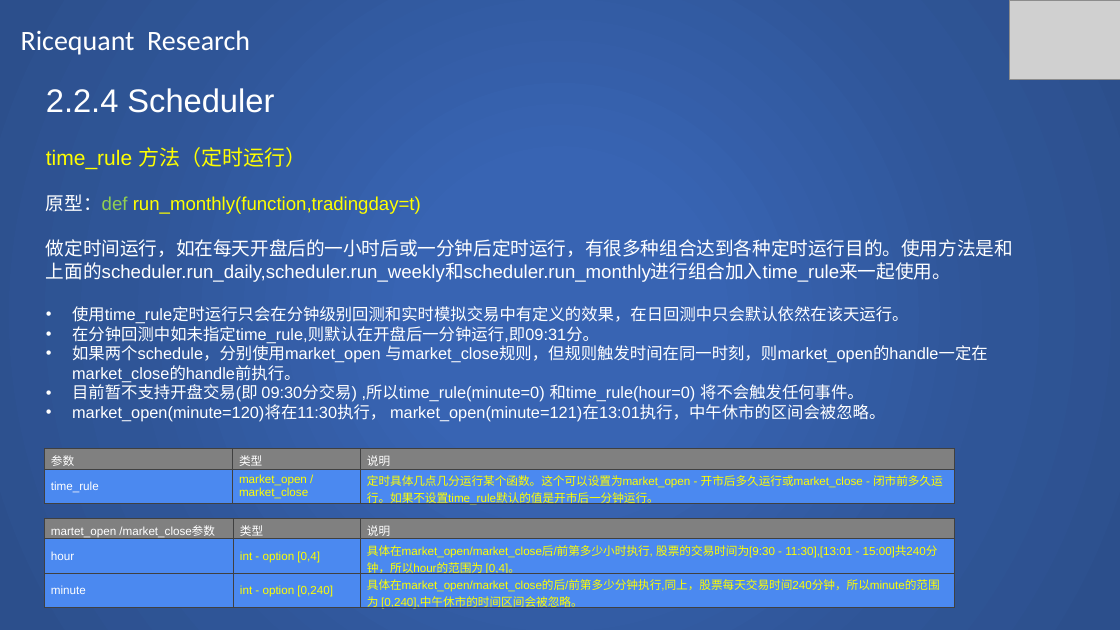
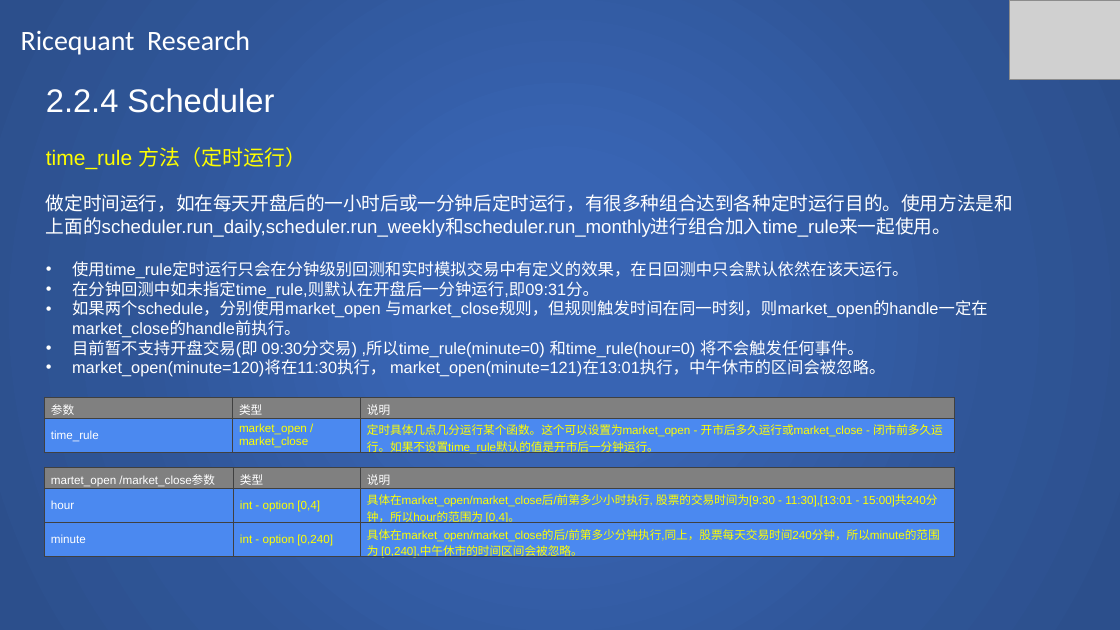
Before and after one commit to SCITLAS/Stellar, a slide deck: slide 31 of Stellar_0.1/documents/rice_quant_research.pptx. Drawn at 1120x630 pixels with LibreOffice and Linux fonts; fonts in the diff are those of the drawing; grey boxes stand for pictures. Boxes give left, top, right and bottom in pixels: in the first picture for what was removed or moved away, otherwise in the second. Text is boxed around its words. In the diff, an @@ line names an element or a change of style, - is before the commit and + after.

```diff
--- a/Stellar_0.1/documents/rice_quant_research.pptx
+++ b/Stellar_0.1/documents/rice_quant_research.pptx
@@ text at (46,194,421,214): paragraph removed @@
-原型：def run_monthly(function,tradingday=t)
@@ table: place and size @@
-table at (45,449,955,510)
+table at (45,398,955,459)
@@ table: place and size @@
-table at (45,518,955,613)
+table at (45,468,955,562)
```
Also in this commit, not shown: 2 other slides changed, 2 slides added.
